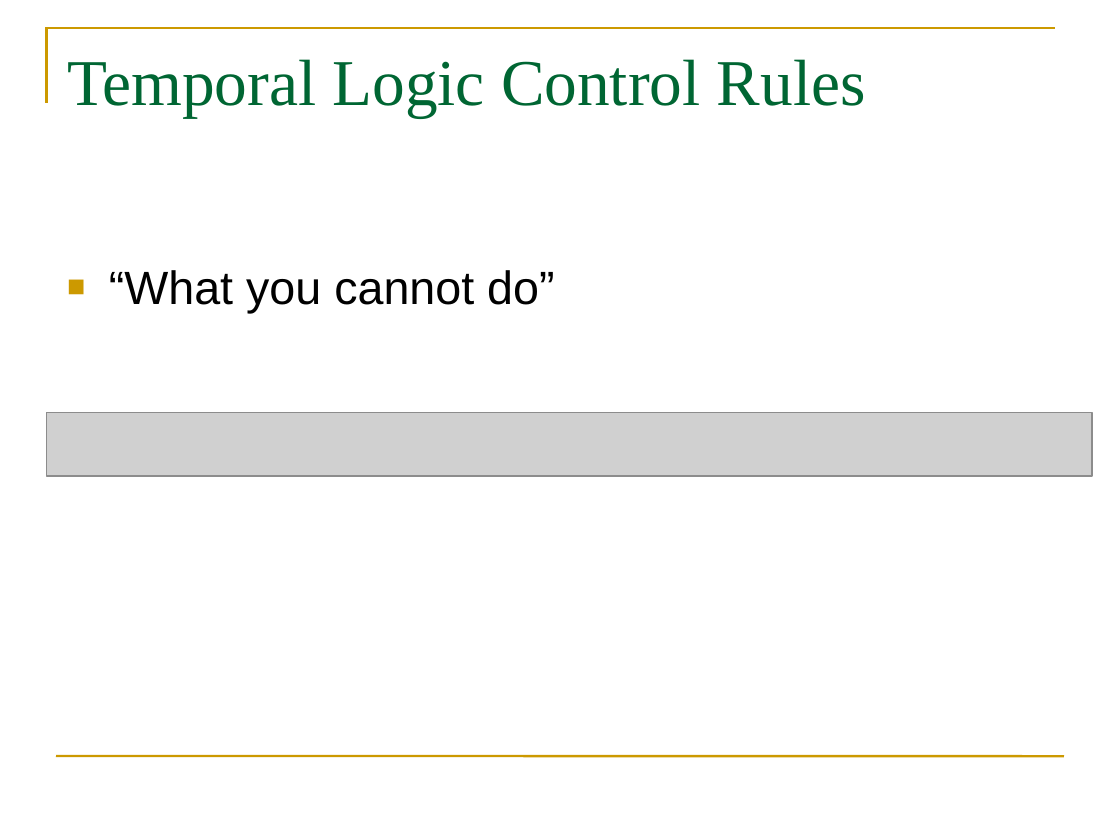
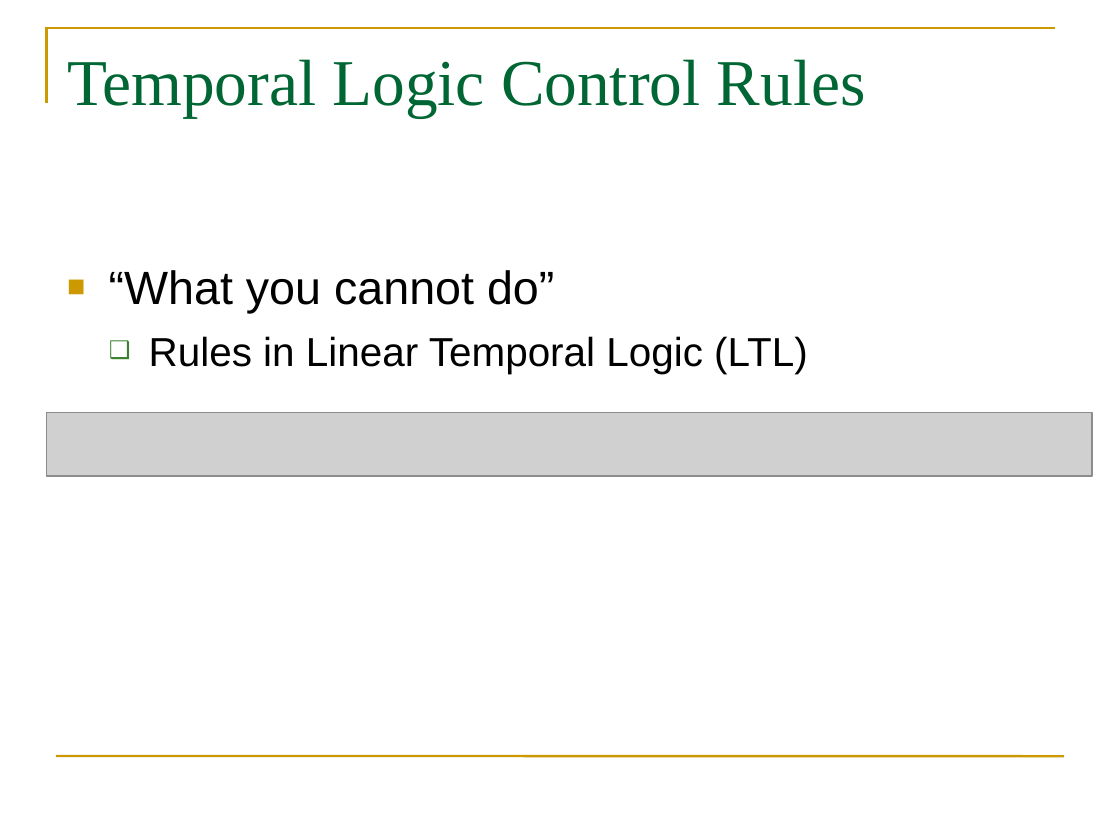
Before and after one commit to dmonner/tl-shop, a slide deck: slide 3 of finalpresentation/final_presentation.ppt. Drawn at 1120x840 pixels with LibreOffice and Linux fonts; fonts in the diff are those of the drawing; grey boxes stand for pictures. Boxes give left, top, right and bottom in pixels: in the first picture for what was removed or moved away, otherwise in the second. Text is boxed around its words. In the diff, an @@ line names an element or a change of style, - is before the commit and + after.

```diff
--- a/finalpresentation/final_presentation.ppt
+++ b/finalpresentation/final_presentation.ppt
@@ text at (x1=149, y1=336, x2=808, y2=374): paragraph added @@
+  ❑ Rules in Linear Temporal Logic (LTL)
```
Also in this commit, not shown: 6 other slides changed.
